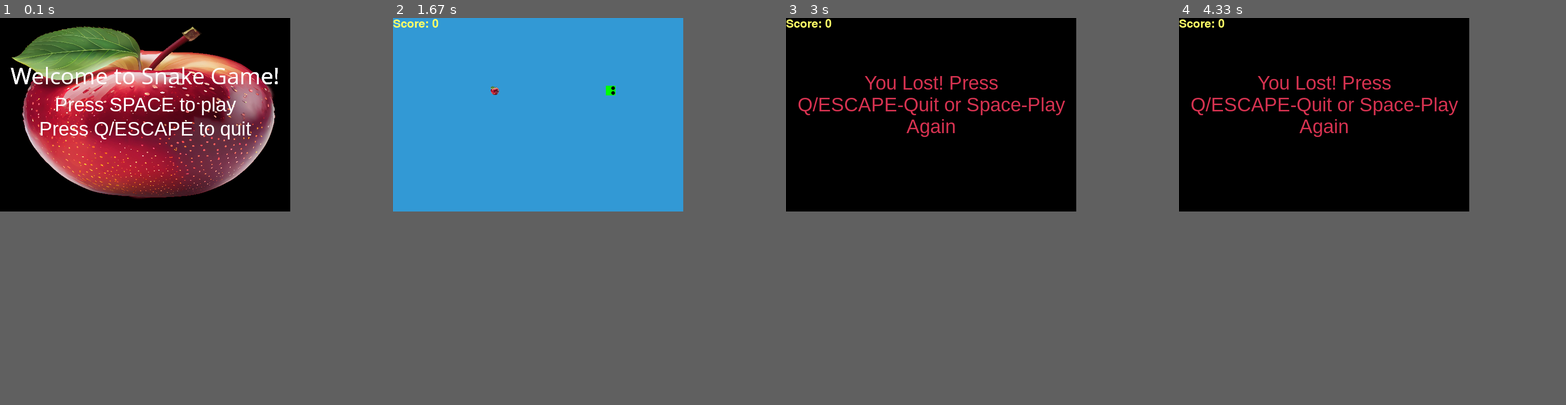
Above: before the commit, frames 1-4 (left to right).
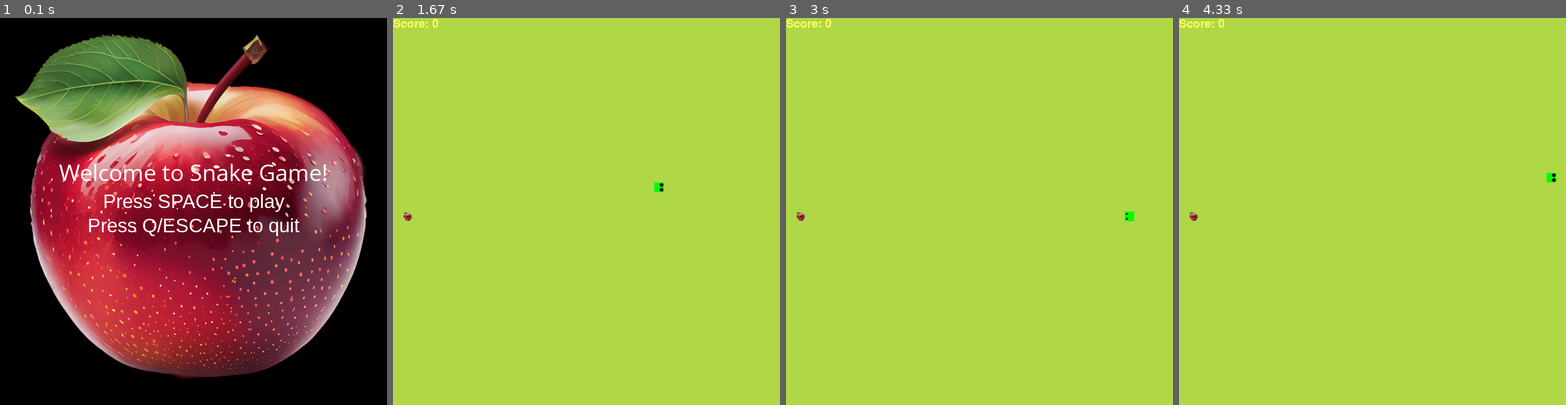
Above: after the commit, the same moments.

Repository: M1keEm/snakePyGame
Game: pygame game, started from snake.py
Same seed, same stepped clock (60 frames per second), same inputs: the game is played once before the commit and once after it.
Inputs:
- Up to frame 1 (0.1 s): no input
- Up to frame 2 (1.67 s): tap Space at 0.33 s; hold Right 0.67-1.13 s; hold Up 1.17-1.47 s; hold Right from 1.5 s (still down)
- Up to frame 3 (3 s): release Right at 1.97 s; hold Left 2-2.53 s; hold Down 2.57-2.87 s; hold Left from 2.9 s (still down)
- Up to frame 4 (4.33 s): release Left at 3.3 s; hold Up 3.33-3.7 s; hold Right from 3.73 s (still down)
In our replay, the window is 600x400 before the commit and 800x800 after it. These sizes can differ from the game's own. Grey fills any space a smaller window leaves; there, only what the larger window draws over its background counts as a difference.

The runs differ from the first frame. In frame 1, 62% of the frame differs, in the area x 2-95%, y 2-94%; in frame 2, 37%; in frame 3, 38%; in frame 4, 38%.

Commit message:
all fruit methods are in Fruit class

Diff:
--- a/snake.py
+++ b/snake.py
@@ -1,6 +1,5 @@
+import random
 import pygame
-import time
-import random
 
 pygame.init()
 
@@ -12,15 +11,17 @@
 YELLOW = (255, 255, 102)
 BLUE = (50, 153, 213)
 
+SNAKE_BLOCK = 20  # snake moves 10 pixels at a time
+CELL_NUMBER = 40
+
 # display settings
-WIDTH, HEIGHT = 600, 400
+WIDTH, HEIGHT = SNAKE_BLOCK * CELL_NUMBER, SNAKE_BLOCK * CELL_NUMBER
 WINDOW = pygame.display.set_mode((WIDTH, HEIGHT))
 pygame.display.set_caption("Snake Game")
 
 # clock - game speed
 CLOCK = pygame.time.Clock()
 fps = 10
-SNAKE_BLOCK = 20  # snake moves 10 pixels at a time
 
 # font style
 FONT_STYLE = pygame.font.SysFont("bahnschrift", 40)
@@ -55,6 +56,31 @@
             if event.type == pygame.QUIT:
                 pygame.quit()
                 quit()
+
+
+class Fruit:
+    def __init__(self, snake_block, width, height):
+        self.x = None
+        self.y = None
+        self.snake_block = snake_block
+        self.width = width
+        self.height = height
+        self.image = pygame.image.load("resources/apple.png").convert_alpha()
+        self.image = pygame.transform.scale(self.image, (snake_block, snake_block))
+        self.reset_position()
+
+    def reset_position(self):
+        """Reset the fruit's position to a random location on the grid."""
+        self.x = round(random.randrange(0, self.width - self.snake_block) / self.snake_block) * self.snake_block
+        self.y = round(random.randrange(0, self.height - self.snake_block) / self.snake_block) * self.snake_block
+
+    def draw(self, window):
+        """Draw the fruit on the window."""
+        window.blit(self.image, (self.x, self.y))
+
+    def is_eaten(self, snake_head):
+        """Check if the snake's head has collided with the fruit."""
+        return snake_head[0] == self.x and snake_head[1] == self.y
 
 
 class Particle:
@@ -180,9 +206,8 @@
     snake_length = 1
     snake_list = []
 
-    # food position
-    food_x = round(random.randrange(0, WIDTH - 20) / 20.0) * 20.0
-    food_y = round(random.randrange(0, HEIGHT - 20) / 20.0) * 20.0
+    # create a Fruit object
+    fruit = Fruit(SNAKE_BLOCK, WIDTH, HEIGHT)
 
     # eye animation logic
     eye_state = True  # True for open, False for closed
@@ -247,10 +272,10 @@
         # update snake position
         x1 += x1_change
         y1 += y1_change
-        WINDOW.fill(BLUE)
+        WINDOW.fill((175, 215, 70))
 
         # draw food
-        WINDOW.blit(APPLE_IMG, (food_x, food_y))
+        fruit.draw(WINDOW)
         # pygame.draw.circle(WINDOW, RED, (int(food_x + SNAKE_BLOCK // 2), int(food_y + SNAKE_BLOCK // 2)),
         #                    SNAKE_BLOCK // 2)
 
@@ -272,16 +297,15 @@
             last_blink_time = current_time
 
         # check if snake eats the food
-        if x1 == food_x and y1 == food_y:
-            food_x = round(random.randrange(0, WIDTH - 20) / 20.0) * 20.0
-            food_y = round(random.randrange(0, HEIGHT - 20) / 20.0) * 20.0
+        if fruit.is_eaten(snake_head):
+            fruit.reset_position()
             snake_length += 1
             eating = True  # start eating animation
             eating_start_time = pygame.time.get_ticks()
 
             # create particles
             for _ in range(20):  # create 20 particles
-                particles.append(Particle(food_x + SNAKE_BLOCK // 2, food_y + SNAKE_BLOCK // 2, RED))
+                particles.append(Particle(fruit.x + SNAKE_BLOCK // 2, fruit.y + SNAKE_BLOCK // 2, RED))
 
         # update eating animation
         if eating and current_time - eating_start_time > eating_duration:
